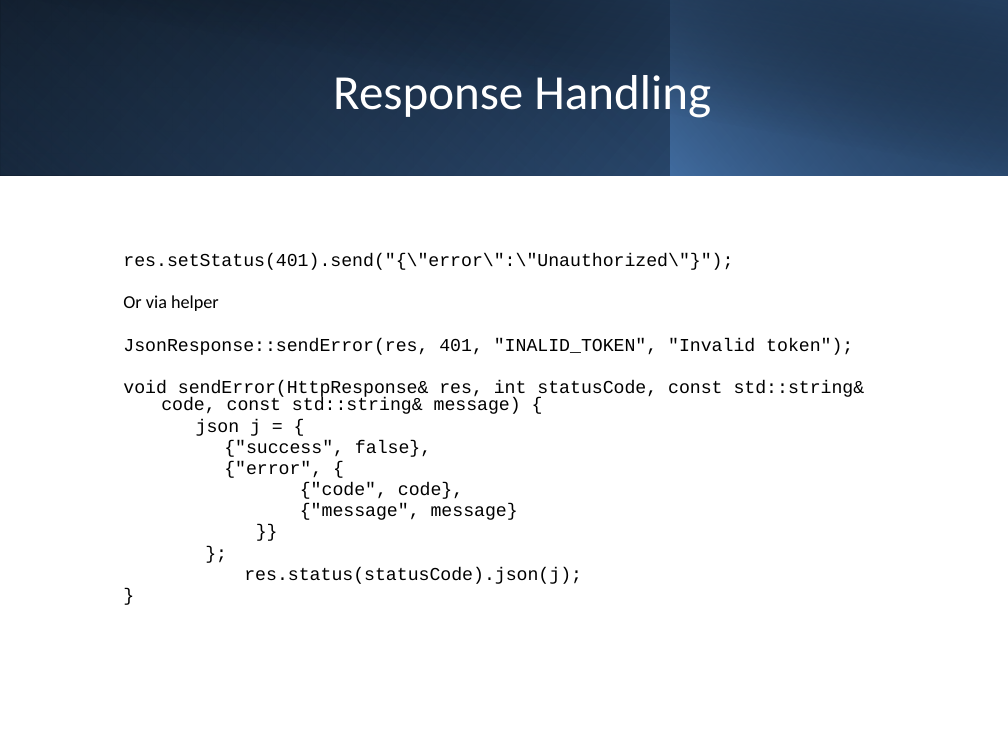
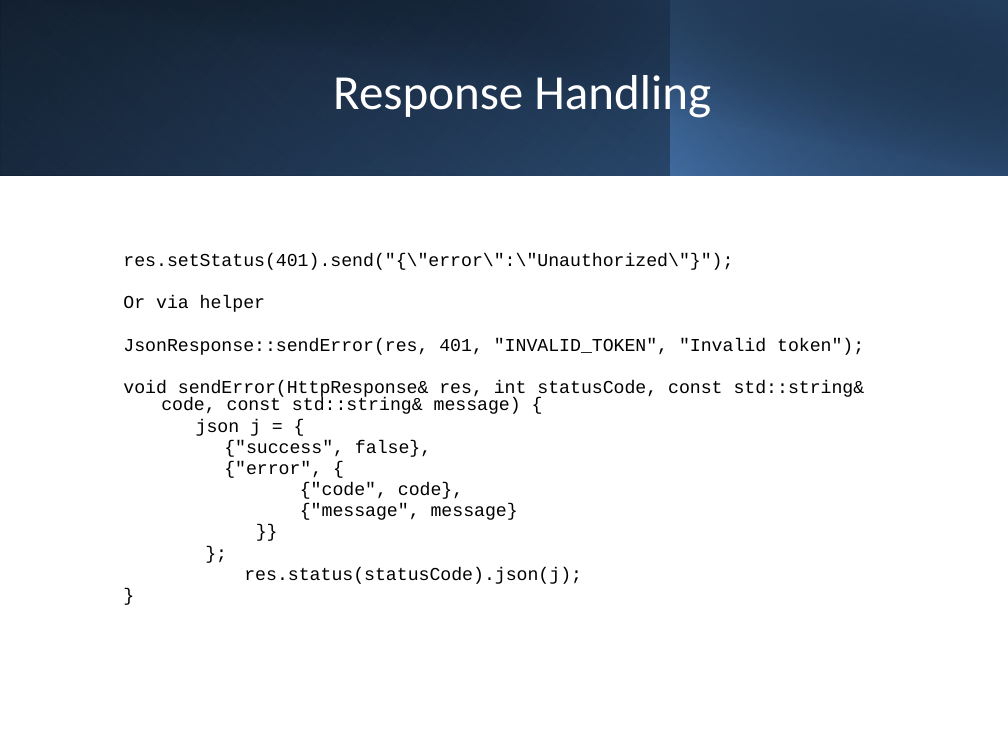
Before and after one commit to Pico-Framework/pico-framework, a slide deck: slide 11 of docs/picoframework_full_presentation_combined.pptx (slide 12 before the commit). Drawn at 1008x756 pixels with LibreOffice and Linux fonts; fonts in the diff are those of the drawing. Boxes give left, top, right and bottom in pixels: in the first picture for what was removed or moved away, otherwise in the second. Text is boxed around its words. In the diff, an @@ line names an element or a change of style, - is before the commit and + after.

```diff
--- a/docs/picoframework_full_presentation_combined.pptx
+++ b/docs/picoframework_full_presentation_combined.pptx
@@ text at [123,296,265,312]: font Calibri to Courier New in "Or via helper" @@
@@ text at [123,338,864,355]: text changed @@
-JsonResponse::sendError(res, 401, "INALID_TOKEN", "Invalid token");
+JsonResponse::sendError(res, 401, "INVALID_TOKEN", "Invalid token");
```
Also in this commit, not shown: 9 other slides changed, 1 slide added, 3 slides removed, 3 other files.
